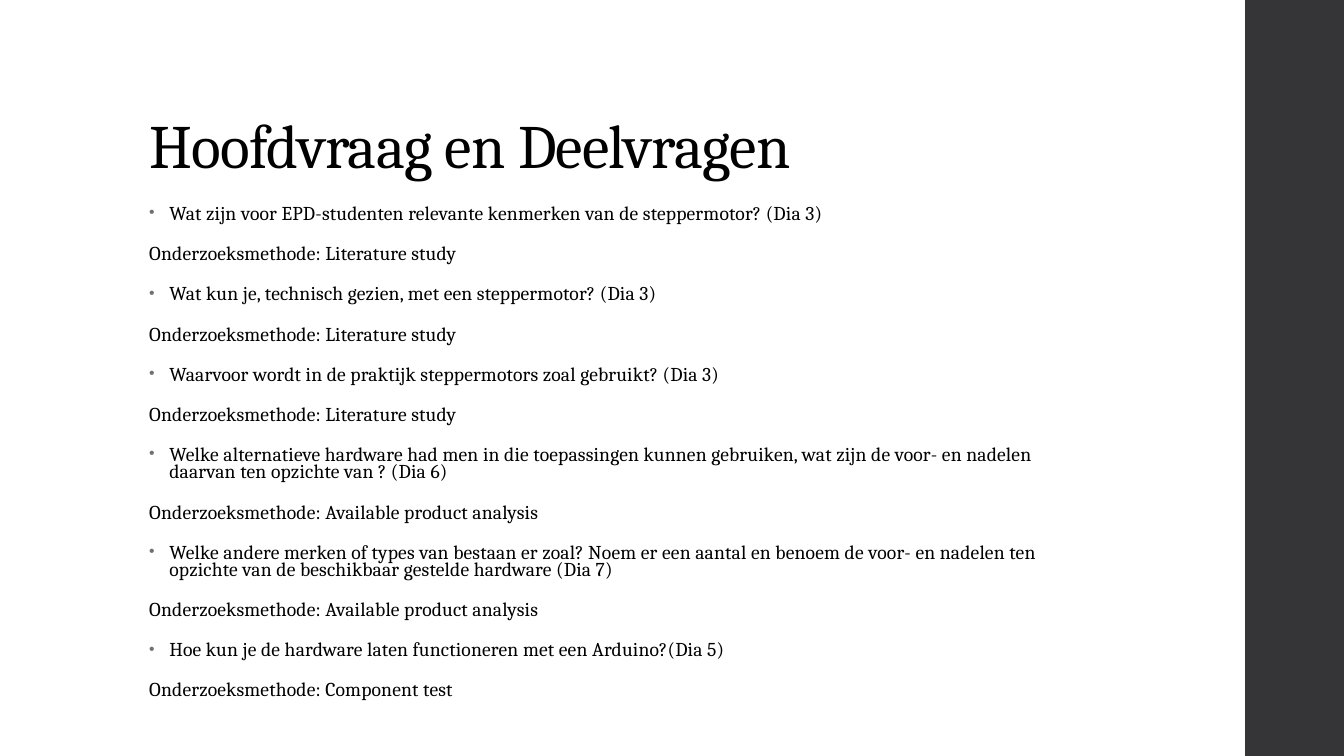
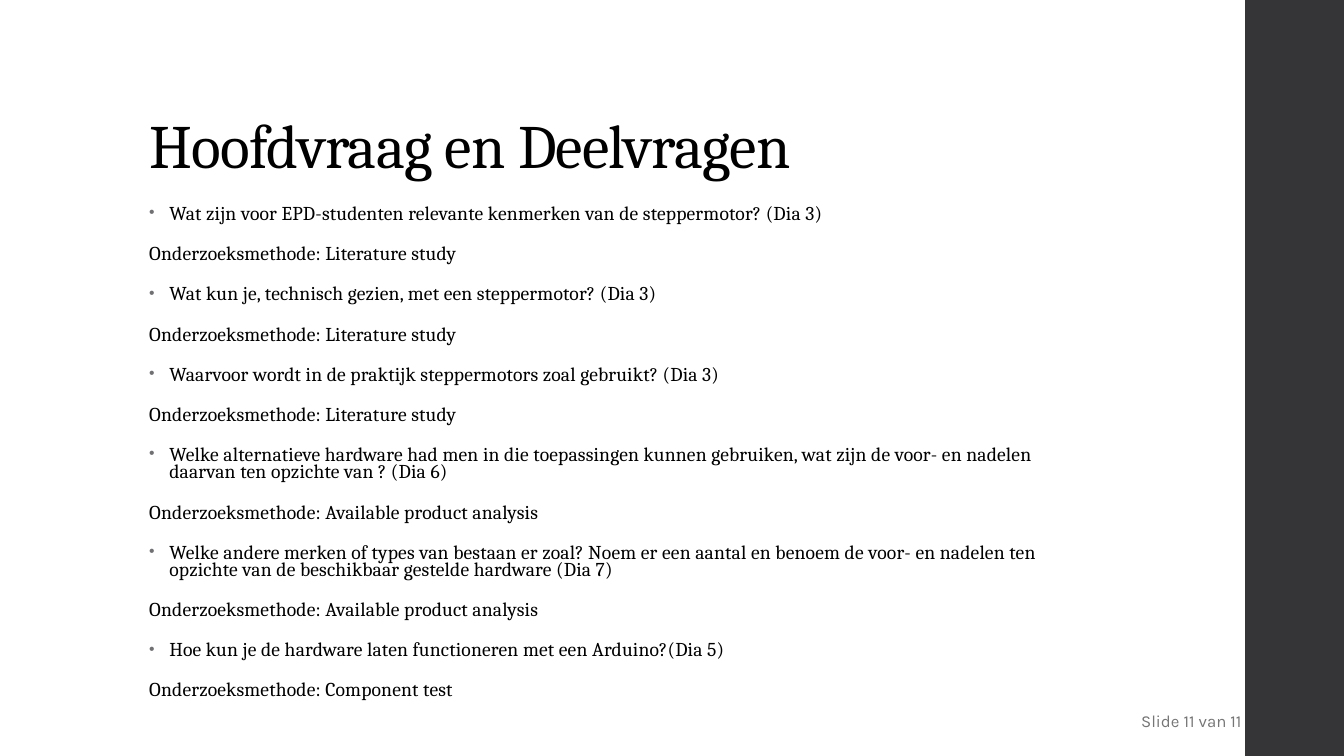
Before and after one commit to delamiro/Embedded-Stepper-Motor, a slide deck: slide 11 of docs/presentatie.odp. Drawn at 1344x756 pixels with LibreOffice and Linux fonts; fonts in the diff are those of the drawing. Boxes give left, top, right and bottom in pixels: in the first picture for what was removed or moved away, otherwise in the second. Text is boxed around its words. In the diff, an @@ line names an element or a change of style, - is before the commit and + after.

```diff
--- a/docs/presentatie.odp
+++ b/docs/presentatie.odp
@@ text added at bbox=[1141, 715, 1241, 727], 12 pt, text #767676 @@
+Slide 11 van 11
```
Also in this commit, not shown: 2 other slides changed, 2 slides added, 2 slides removed.
